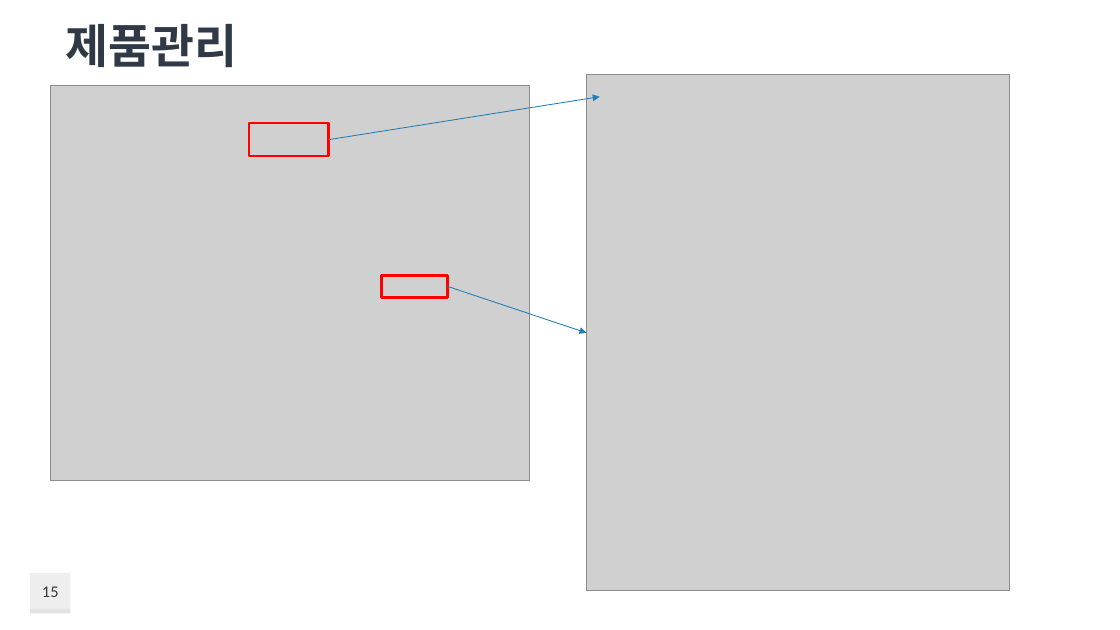
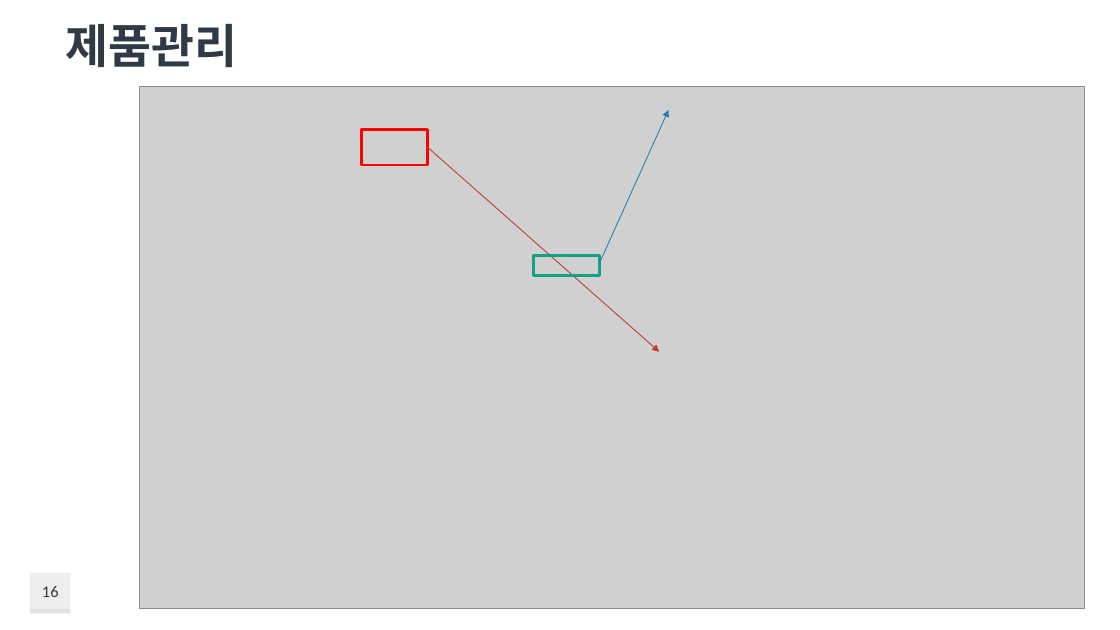
Before and after one commit to taehoon95/shoppingMall, a slide deck: slide 16 of document/쇼핑몰(이태훈).pptx (slide 15 before the commit). Drawn at 1120x630 pixels with LibreOffice and Linux fonts; fonts in the diff are those of the drawing; grey boxes stand for pictures; background and template pictures are left out. Boxes give left, top, right and bottom in pixels: in the first picture for what was removed or moved away, otherwise in the second. Text is boxed around its words. In the diff, an @@ line names an element or a change of style, - is before the commit and + after.

```diff
--- a/document/쇼핑몰(이태훈).pptx
+++ b/document/쇼핑몰(이태훈).pptx
@@ picture removed at box(50, 86, 530, 481) @@
@@ picture added at box(139, 87, 1085, 609) @@
@@ picture removed at box(586, 75, 1010, 591) @@
@@ arrow moved from (329, 139) - (600, 97) to (600, 263) - (669, 110) @@
@@ rectangle: place and size @@
-rectangle at box(381, 276, 448, 297)
+rectangle at box(361, 130, 428, 166)
@@ arrow moved from (448, 287) - (586, 333) to (428, 147) - (660, 352) @@
@@ arrow (428, 147) - (660, 352): stroke #257EB8 0.75 pt to #C0392B 0.75 pt @@
@@ rectangle: place and size @@
-rectangle at box(250, 124, 329, 156)
+rectangle at box(534, 255, 600, 276)
@@ rectangle at box(534, 255, 600, 276): outline #FF0000 2.25 pt to #16A085 2.25 pt @@
@@ page number at box(42, 586, 59, 597): text changed @@
-15
+16
```
Also in this commit, not shown: 2 other slides changed, 4 slides added, 2 slides removed, 28 other files.
